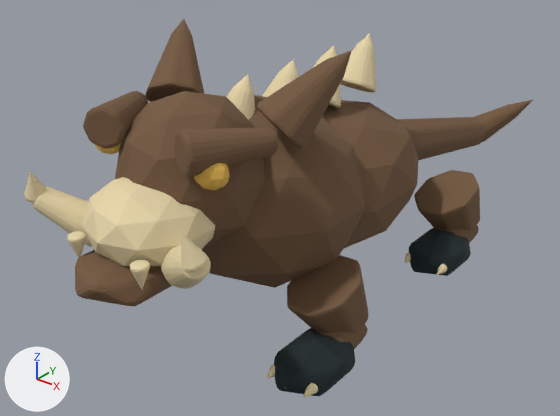
What one commit did to the Blender file art_source/blender/razorback.blend.
One viewpoint serves both versions: a 50 mm lens placed at (2.68, -3.62, 2.69), pointed at (-0.13, -0.1, 0.51). Lighting does not change. The marker at lower left points along +X, +Y and +Z. The older version comes first.

The first picture shows 'LowerJaw', 'MuscularBody', 'Skull', 'TailBase', 'UpperLeg.001', 'UpperLeg.003'.
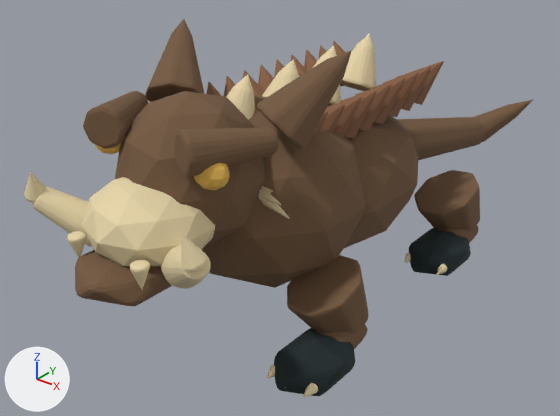
What differs and where, as boxes (x1, y1, x2, y2) in the pictures (560 x 416 px):
'MuscularBody', reshaped (11% wider)
    before: (202, 33, 419, 288)
    after: (202, 33, 444, 288)
part 1 of me_icosphere_1847, added (brown)
    after: (207, 41, 444, 138)
part 2 of me_icosphere_1849, added
    after: (259, 186, 273, 195)
part 3 of me_icosphere_1849, added
    after: (259, 193, 281, 205)
part 4 of me_icosphere_1849, added
    after: (259, 197, 289, 219)

What the commit changed:
me_icosphere_1847 is used by ob_muscularbody; parent ob_razorback; location (0.0, 0.15, 0.7).
me_icosphere_1847 had 376 vertices, 452 faces and spanned x -0.63..0.63, y -1.23..0.8, z -0.47..0.82.
me_icosphere_1847 now has 1888 vertices, 1892 faces and spans x -0.63..0.63, y -1.23..0.8, z -0.47..0.82.
me_icosphere_1847 part 1: 1512 vertices added at x -0.43..0.43, y -0.77..0.75, z 0.36..0.66.
me_icosphere_1849 is used by ob_skull; parent ob_head_017; location (0.0, -0.35, 0.06).
me_icosphere_1849 had 1200 vertices, 1328 faces and spanned x -0.625..0.625, y -0.65..0.561, z -0.42..0.608.
me_icosphere_1849 now has 1620 vertices, 1730 faces and spans x -0.625..0.625, y -0.65..0.561, z -0.42..0.608.
me_icosphere_1849 part 2: a new loose piece of 70 vertices spanning x 0.279..0.48, y 0.068..0.19, z -0.123..-0.008, in mat_fort_swarm_vertexpalette_013.
me_icosphere_1849 part 3: a new loose piece of 70 vertices spanning x 0.286..0.53, y 0.068..0.189, z -0.126..-0.046, in mat_fort_swarm_vertexpalette_013.
me_icosphere_1849 part 4: a new loose piece of 70 vertices spanning x 0.289..0.58, y 0.068..0.189, z -0.132..-0.047, in mat_fort_swarm_vertexpalette_013.
Other edits to the shape of me_icosphere_1849 do not show in these pictures.
